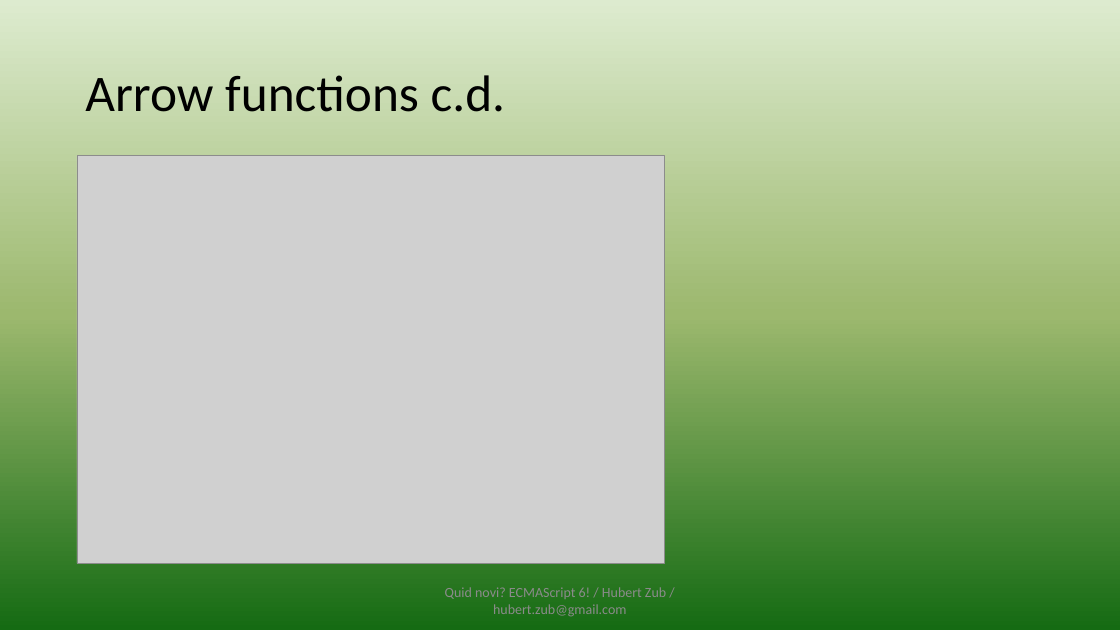
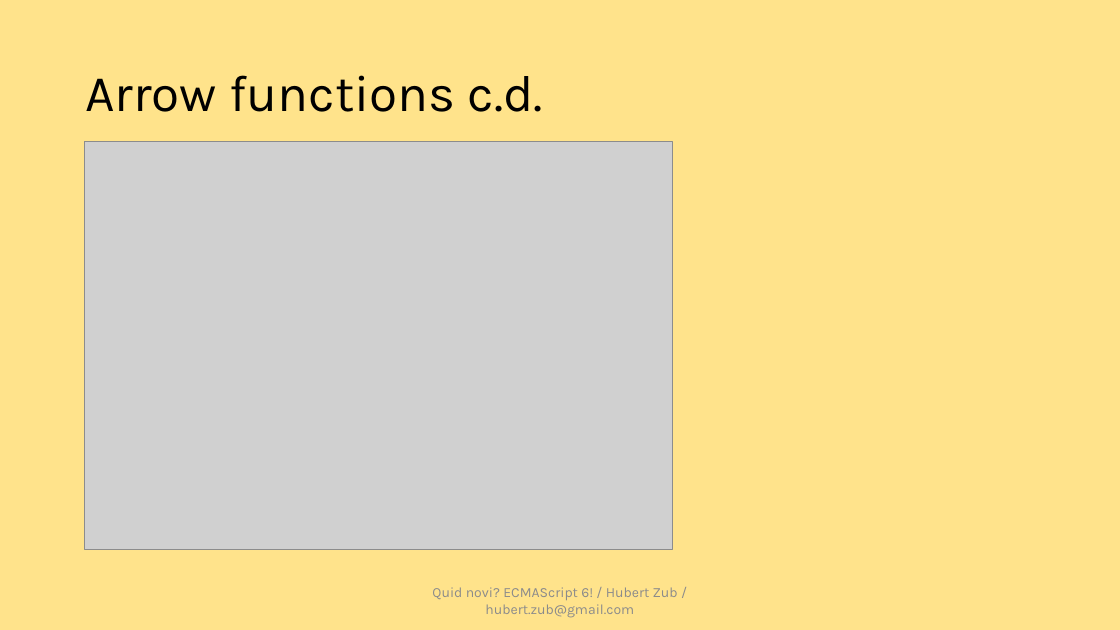
Before and after one commit to hubertzubtt/es6meetjs, a slide deck: slide 20 of prez.pptx (slide 19 before the commit). Drawn at 1120x630 pixels with LibreOffice and Linux fonts; fonts in the diff are those of the drawing; grey boxes stand for pictures. Boxes give left, top, right and bottom in pixels: in the first picture for what was removed or moved away, otherwise in the second. Text is boxed around its words. In the diff, an @@ line names an element or a change of style, - is before the commit and + after.

```diff
--- a/prez.pptx
+++ b/prez.pptx
@@ background gradient #DDEBCF to #9CB86E to #156B13 to #FFE38B @@
@@ title "Arrow functions c.d." at box(85, 75, 543, 112): font Calibri to Karla @@
@@ picture: place and size @@
-picture at box(77, 155, 665, 564)
+picture at box(85, 142, 672, 550)
@@ text "Quid novi? ECMAScript 6! / ..." at box(432, 587, 678, 618): font Calibri to Karla @@
```
Also in this commit, not shown: 39 other slides changed, 3 slides added, 9 other files.
